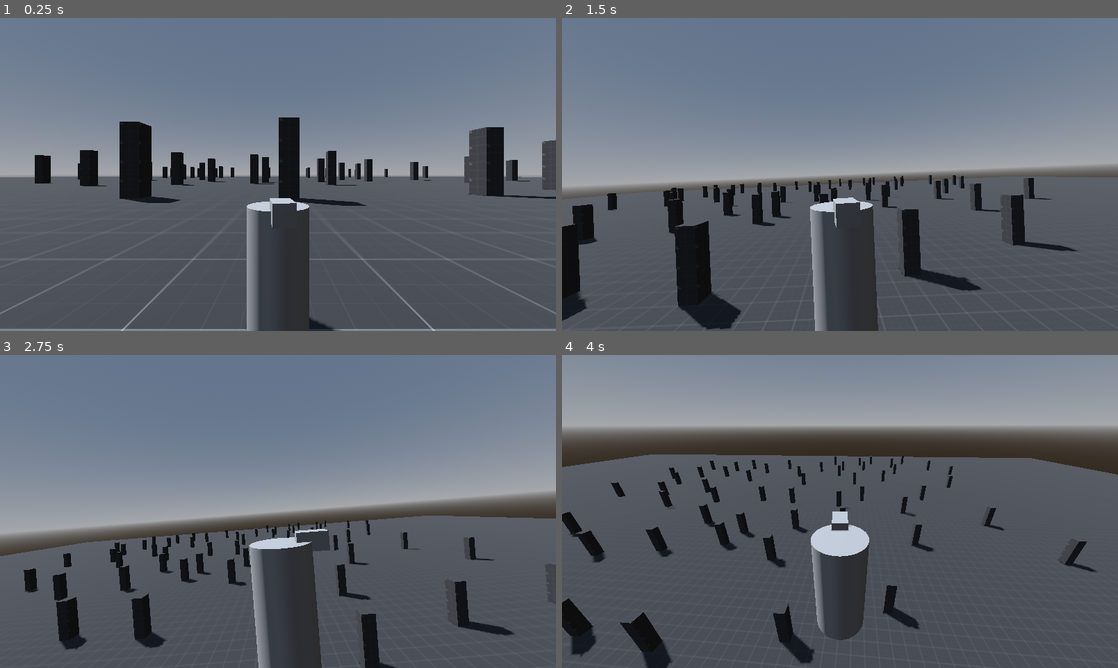
Above: before the commit, frames 1-4 (two rows, left to right).
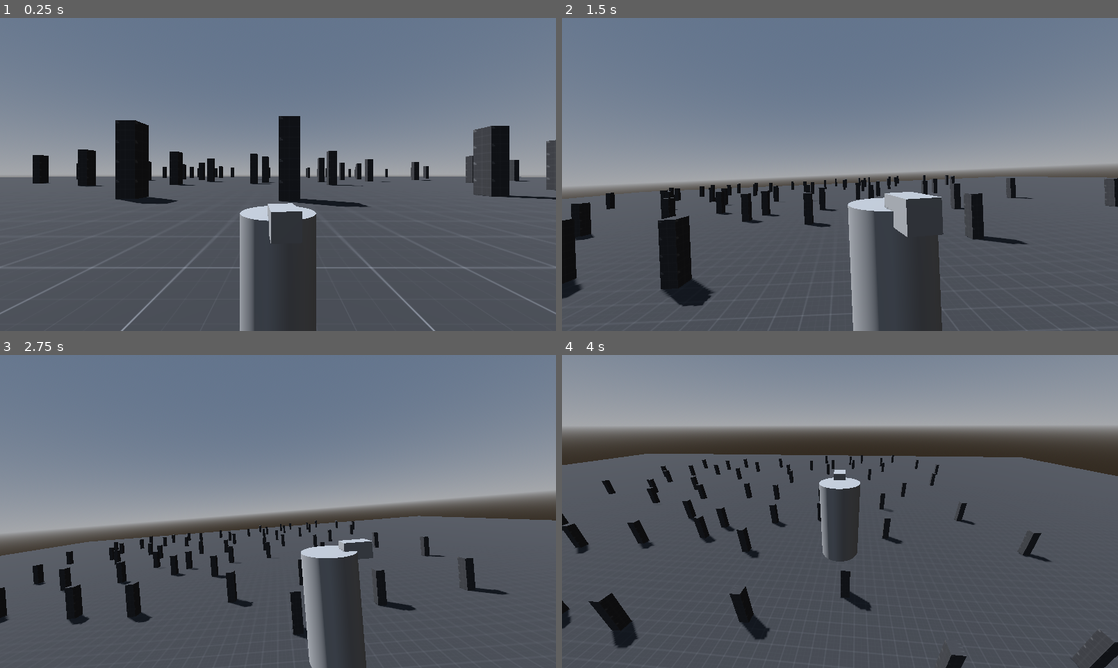
Above: after the commit, the same moments.

Repository: elecarno/ac-inspired
Game: Godot game, scene res://world.tscn
The game is run twice, just before and just after one commit, with the same random seed, the same clock (stepped at 60 frames per second) and the same inputs.
Inputs (mouse positions are in pixels of both pictures, inside the frame that each line leads up to):
- Up to frame 1 (0.25 s): no input
- Up to frame 2 (1.5 s): move the mouse to (962, 158) at 0.52 s; hold D (move_right) 0.53-1.28 s; hold Tab (move_mode) 0.53-1.28 s; tap Space (move_jump) at 0.77 s; tap Shift (move_boost, bound only after the commit) at 0.8, 1.35 s; move the mouse to (728, 190) at 1.27 s; hold S (move_backward) from 1.28 s (still down)
- Up to frame 3 (2.75 s): tap Space (move_jump) at 1.52 s; tap Tab (move_mode) at 1.55 s; move the mouse to (333, 442) at 2.02 s; release S (move_backward) at 2.03 s; press the mouse at (333, 442) at 2.03 s; hold D (move_right) from 2.03 s (still down); tap Shift (move_boost, bound only after the commit) at 2.3 s
- Up to frame 4 (4 s): move the mouse to (834, 517) at 2.77 s; release D (move_right) at 2.78 s; release the mouse at (834, 517) at 2.78 s; hold W (move_forward) from 2.78 s (still down); tap Tab (move_mode) at 2.85 s; tap Space (move_jump) at 3.02, 3.77 s; move the mouse to (878, 514) at 3.52 s; tap Shift (move_boost, bound only after the commit) at 3.6 s

The runs differ from the first frame. In frame 1, 4.8% of the frame differs, in the area x 0-100%, y 31-100%; in frame 2, 14%, in the area x 0-100%, y 50-100%; in frame 3, 12%; in frame 4, 12%.

Commit message:
quick boosting and camera dampening

Diff:
--- a/project.godot
+++ b/project.godot
@@ -54,6 +54,11 @@
 "events": [Object(InputEventKey,"resource_local_to_scene":false,"resource_name":"","device":-1,"window_id":0,"alt_press …(195 unchanged characters)…
 ]
 }
+move_boost={
+"deadzone": 0.2,
+"events": [Object(InputEventKey,"resource_local_to_scene":false,"resource_name":"","device":-1,"window_id":0,"alt_pressed":false,"shift_pressed":false,"ctrl_pressed":false,"meta_pressed":false,"pressed":false,"keycode":0,"physical_keycode":4194325,"key_label":0,"unicode":0,"location":0,"echo":false,"script":null)
+]
+}
 option_quit={
 "deadzone": 0.2,
 "events": [Object(InputEventKey,"resource_local_to_scene":false,"resource_name":"","device":-1,"window_id":0,"alt_press …(195 unchanged characters)…
--- a/scripts/player.gd
+++ b/scripts/player.gd
@@ -2,32 +2,65 @@
 
 # EXPORTS ----------------------------------------------------------------------
 @export_group("Camera")
+## Sensititivy of the camera based on mouse movement
 @export_range(0.0, 1.0) var mouse_sensitivity: float = 0.25
-@export var max_tilt: float = 5.0
-@export var tilt_speed: float = 3.0
+## Maximum tilt angle in degrees of the camera when moving side to side in boost mode
+@export var cam_max_tilt: 		 float = 5.0
+## Speed at which the camera tilts from side to side in boost mode
+@export var cam_tilt_speed: 	 float = 3.0
+## Minimum distance of the camera when in walk mode
+@export var cam_walk_distance: 	 float = 2.5
+## Minimum distance of the camera when in boost mode
+@export var cam_boost_distance:  float = 3.5
+## Maximum distance of the camera
+@export var cam_max_distance: 	 float = 5.0
+## Speed at which the camera moves towards it's current minimum distance
+@export var cam_arm_speed: 		 float = 1.5
+## The follow speed of the camera during boost mode or flight
+@export var cam_boost_speed: 	 float = 30.0
+## Vertical offset of the camera from the player origin
+@export var cam_vertical_offset: float = 2.5
 
 @export_group("Movement")
-@export var walk_speed: float = 8.0
-@export var slide_speed: float = 25.0
-@export var acceleration: float = 50.0
-@export var rotation_speed: float = 12.0
-@export var jump_impulse: float = 25.0
-@export var flight_impulse: float = 25.0
-@export var gravity: float = -30.0
+## Speed of the player in walking mode
+@export var walk_speed: 		float = 8.0
+## Speed of the player in boosting mode
+@export var boost_speed: 		float = 25.0
+## Acceleration of the player movement
+@export var acceleration: 		float = 50.0
+## Speed of the player's quick boost
+@export var quick_boost_speed: 	float = 30.0
+## Rotation speed of the player character's mesh
+@export var rotation_speed: 	float = 12.0
+## Vertical impulse used in jumping
+@export var jump_impulse: 		float = 25.0
+## Vertical impulse used in flight
+@export var flight_impulse: 	float = 25.0
+## Vertical downward decelleration applied to the player as gravity
+@export var gravity:			float = -30.0
 
 # VARIABLES --------------------------------------------------------------------
-var cam_input_direction: Vector2 = Vector2.ZERO
+var cam_input_direction: 	 Vector2 = Vector2.ZERO
 var last_movement_direction: Vector3 = Vector3.BACK
-var is_sliding_mode: bool = false
+var is_boost_mode: bool = false
 
 # REFERENCES -------------------------------------------------------------------
-@onready var cam_pivot: Node3D = $cam_pivot
-@onready var cam: Camera3D = $cam_pivot/cam_arm/cam
-@onready var mesh: MeshInstance3D = $mesh
-@onready var flight_delay: Timer = $flight_delay
+@onready var cam_pivot: 	Node3D = $cam_pivot
+@onready var cam_arm: 		SpringArm3D = $cam_pivot/cam_arm
+@onready var cam: 			Camera3D = $cam_pivot/cam_arm/cam
+@onready var mesh: 			MeshInstance3D = $mesh
+@onready var flight_delay: 	Timer = $flight_delay
+@onready var qb_delay: 		Timer = $qb_delay
+
 
 
 # CODE -------------------------------------------------------------------------
+func _ready() -> void:
+	cam_arm.spring_length = cam_walk_distance
+
+	# stop cam pivot from being locked to player position
+	cam_pivot.set_as_top_level(true)
+
 func _input(event: InputEvent) -> void:
 	# mouse capturing
 	if event.is_action_pressed("lmb"):
@@ -37,10 +70,10 @@
 
 	# movement mode switching
 	if event.is_action_pressed("move_mode"):
-		if is_sliding_mode and velocity.length() < 0.1:
-			is_sliding_mode = false
+		if is_boost_mode and velocity.length() < 0.1:
+			is_boost_mode = false
 		else:
-			is_sliding_mode = true
+			is_boost_mode = true
 
 
 func _unhandled_input(event: InputEvent) -> void:
@@ -54,6 +87,15 @@
 
 
 func _physics_process(delta: float) -> void:
+	# camera follow ------------------------------------------------------------
+	var cam_target_pos = global_position + Vector3(0, cam_vertical_offset, 0)
+	if is_boost_mode or not is_on_floor():
+		cam_pivot.global_position = cam_pivot.global_position.lerp(
+			cam_target_pos, cam_boost_speed * delta
+		)
+	else:
+		cam_pivot.global_position = cam_target_pos
+
 	# camera rotation ----------------------------------------------------------
 	cam_pivot.rotation.x -= cam_input_direction.y * delta
 	cam_pivot.rotation.x = clamp(cam_pivot.rotation.x, -PI/6.0, PI/3.0)
@@ -61,20 +103,28 @@
 
 	cam_input_direction = Vector2.ZERO
 
-	# camera tilting in slide mode
-	if is_sliding_mode:
+	if is_boost_mode:
+		cam_arm.spring_length = lerp(
+			cam_arm.spring_length, cam_boost_distance, cam_arm_speed * delta
+		)
+
+		# camera tilting in boost mode
 		if Input.is_action_pressed("move_left"):
 			cam.rotation.z = lerp_angle(
-				cam.rotation.z, deg_to_rad(max_tilt), tilt_speed * delta
+				cam.rotation.z, deg_to_rad(cam_max_tilt), cam_tilt_speed * delta
 			)
 		elif Input.is_action_pressed("move_right"):
 			cam.rotation.z = lerp_angle(
-				cam.rotation.z, -deg_to_rad(max_tilt), tilt_speed * delta
+				cam.rotation.z, -deg_to_rad(cam_max_tilt), cam_tilt_speed * delta
 			)
 		else:
 			cam.rotation.z = lerp_angle(
-				cam.rotation.z, 0, tilt_speed * delta
+				cam.rotation.z, 0, cam_tilt_speed * delta
 			)
+	else:
+		cam_arm.spring_length = lerp(
+			cam_arm.spring_length, cam_walk_distance, cam_arm_speed * delta
+		)
 
 	# movement -----------------------------------------------------------------
 	# capture raw input and create movement direction vector
@@ -96,7 +146,7 @@
 	velocity.y = 0.0
 
 	var move_speed: float = 0.0
-	if is_sliding_mode: move_speed = slide_speed
+	if is_boost_mode: move_speed = boost_speed
 	else: move_speed = walk_speed
 
 	velocity = velocity.move_toward(
@@ -105,6 +155,12 @@
 	)
 	velocity.y = y_velocity + (gravity * delta)
 
+	# quick boosting
+	if Input.is_action_just_pressed("move_boost") and qb_delay.is_stopped():
+		velocity += (move_direction * quick_boost_speed)
+		qb_delay.start()
+
+	# jumping and flight
 	var is_starting_jump: bool = (
 		Input.is_action_just_pressed("move_jump") and
 		is_on_floor()
@@ -116,7 +172,7 @@
 	var is_flying: bool = (
 		Input.is_action_pressed("move_jump") and
 		not is_on_floor() and
-		$flight_delay.is_stopped()
+		flight_delay.is_stopped()
 	)
 	if is_flying:
 		velocity.y = 0.0
@@ -124,9 +180,9 @@
 
 	move_and_slide()
 
-	# if player stops moving, turn off sliding mode
-	#if is_sliding_mode and velocity.length() < 0.1:
-		#is_sliding_mode = false
+	# if player stops moving, turn off boost mode
+	#if is_boost_mode and velocity.length() < 0.1:
+		#is_boost_mode = false
 
 	# rotate mesh to movement direction
 	if move_direction.length() > 0.2:
--- a/world.tscn
+++ b/world.tscn
@@ -2243,9 +2243,12 @@
 margin = 0.5
 
 [node name="cam" type="Camera3D" parent="player/cam_pivot/cam_arm" unique_id=970756229]
-transform = Transform3D(1, 0, 0, 0, 1, 0, 0, 0, 1, 0, 0, 3.5)
 fov = 80.0
 
 [node name="flight_delay" type="Timer" parent="player" unique_id=1870925902]
 wait_time = 0.5
 one_shot = true
+
+[node name="qb_delay" type="Timer" parent="player" unique_id=1632128203]
+wait_time = 0.5
+one_shot = true
